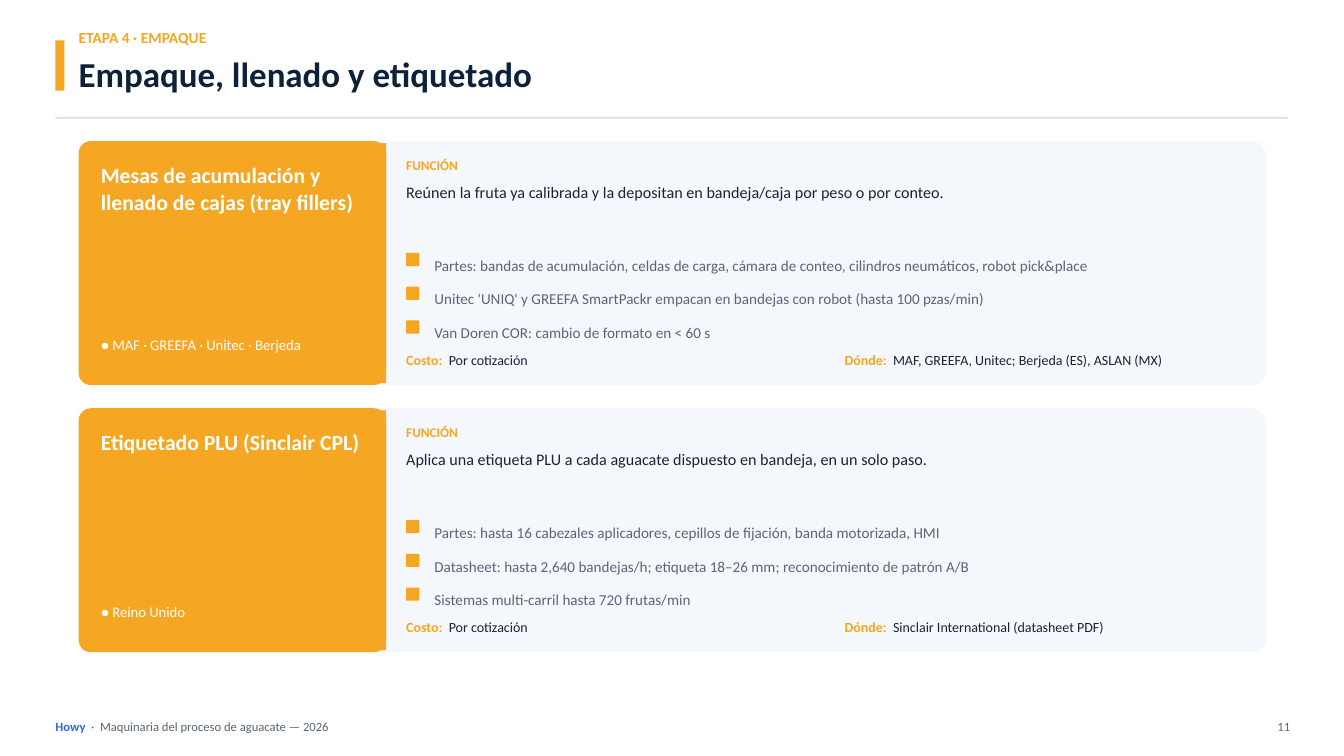
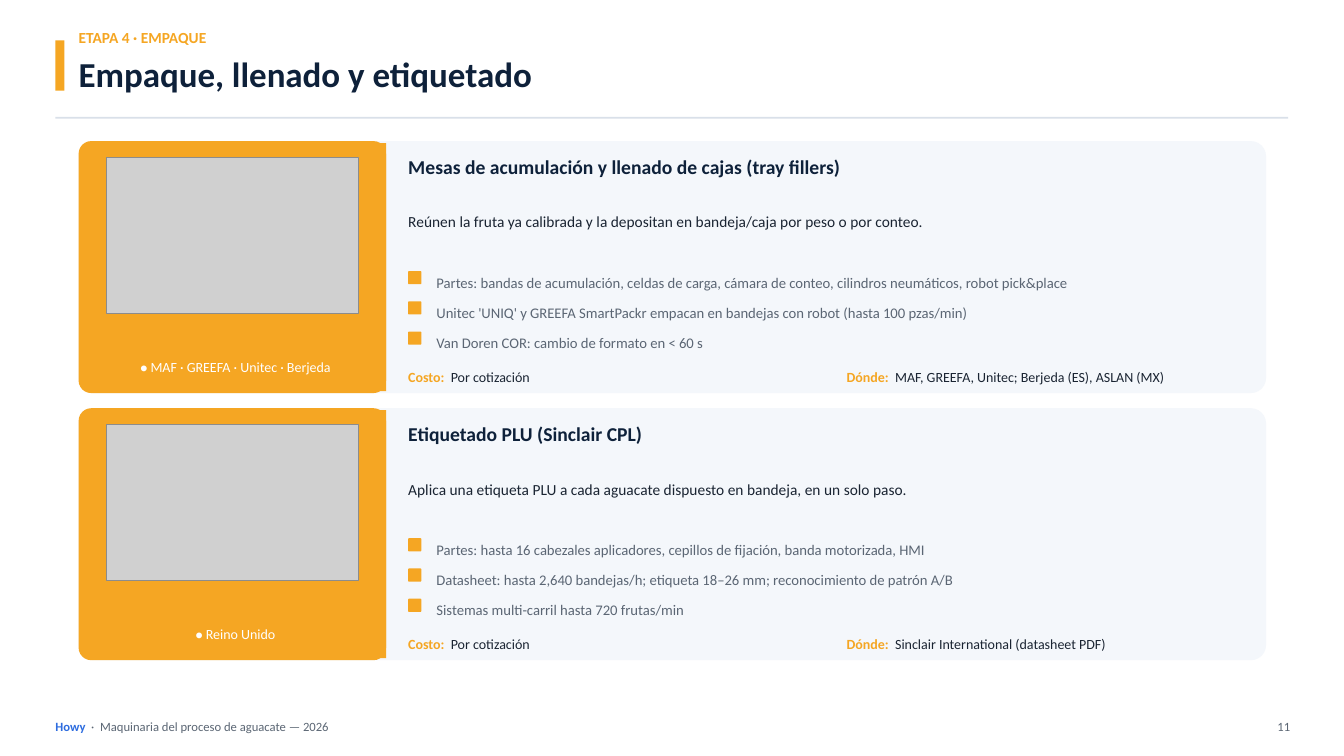
Before and after one commit to luisfedu/Work, a slide deck: slide 12 of presentaciones/Howy_Maquinaria_Aguacate_2026.pptx. Drawn at 1344x756 pixels with LibreOffice and Linux fonts; fonts in the diff are those of the drawing; grey boxes stand for pictures. Boxes give left, top, right and bottom in pixels: in the first picture for what was removed or moved away, otherwise in the second. Text is boxed around its words. In the diff, an @@ line names an element or a change of style, - is before the commit and + after.

```diff
--- a/presentaciones/Howy_Maquinaria_Aguacate_2026.pptx
+++ b/presentaciones/Howy_Maquinaria_Aguacate_2026.pptx
@@ rounded rectangle: place and size @@
-rounded rectangle at bbox=[79, 141, 1266, 385]
+rounded rectangle at bbox=[79, 141, 1266, 393]
@@ rounded rectangle: place and size @@
-rounded rectangle at bbox=[79, 141, 386, 385]
+rounded rectangle at bbox=[79, 141, 386, 393]
@@ rectangle: place and size @@
-rectangle at bbox=[372, 143, 386, 383]
+rectangle at bbox=[372, 143, 386, 391]
@@ picture added at bbox=[107, 157, 359, 314] @@
@@ text removed at bbox=[406, 159, 458, 170] @@
-FUNCIÓN
@@ text "Mesas de acumulación y llenado ...": place and size @@
-text "Mesas de acumulación y llenado ..." at bbox=[101, 167, 353, 214]
+text "Mesas de acumulación y llenado ..." at bbox=[408, 159, 840, 178]
@@ text "Mesas de acumulación y llenado ..." at bbox=[408, 159, 840, 178]: size 15.5 to 14 pt, text colour #FFFFFF to #0E213A; line spacing 1.02 to 1 @@
@@ text "Reúnen la fruta ya calibrada ...": place and size @@
-text "Reúnen la fruta ya calibrada ..." at bbox=[406, 186, 943, 201]
+text "Reúnen la fruta ya calibrada ..." at bbox=[408, 216, 922, 230]
@@ text "Reúnen la fruta ya calibrada ..." at bbox=[408, 216, 922, 230]: size 11.5 to 11 pt @@
@@ text "● MAF · GREEFA · ...": place and size @@
-text "● MAF · GREEFA · ..." at bbox=[112, 340, 301, 353]
+text "● MAF · GREEFA · ..." at bbox=[151, 362, 331, 375]
@@ text "● MAF · GREEFA · ..." at bbox=[151, 362, 331, 375]: size 10 to 9 pt in "●"; size 10.5 to 10 pt; alignment left to centre @@
@@ text "Costo: Por cotización": place and size @@
-text "Costo: Por cotización" at bbox=[406, 355, 528, 365]
+text "Costo: Por cotización" at bbox=[408, 372, 530, 382]
@@ text "Dónde: MAF, GREEFA, Unitec; Berjeda ...": place and size @@
-text "Dónde: MAF, GREEFA, Unitec; Berjeda ..." at bbox=[845, 355, 1162, 368]
+text "Dónde: MAF, GREEFA, Unitec; Berjeda ..." at bbox=[847, 372, 1164, 385]
@@ rounded rectangle: place and size @@
-rounded rectangle at bbox=[79, 408, 1266, 652]
+rounded rectangle at bbox=[79, 408, 1266, 660]
@@ rounded rectangle: place and size @@
-rounded rectangle at bbox=[79, 408, 386, 652]
+rounded rectangle at bbox=[79, 408, 386, 660]
@@ rectangle: place and size @@
-rectangle at bbox=[372, 410, 386, 650]
+rectangle at bbox=[372, 410, 386, 658]
@@ picture added at bbox=[107, 424, 359, 581] @@
@@ text removed at bbox=[406, 426, 458, 437] @@
-FUNCIÓN
@@ text "Etiquetado PLU (Sinclair CPL)" at bbox=[408, 426, 642, 444]: size 15.5 to 14 pt, text colour #FFFFFF to #0E213A; line spacing 1.02 to 1 @@
@@ text "Etiquetado PLU (Sinclair CPL)": place and size @@
-text "Etiquetado PLU (Sinclair CPL)" at bbox=[101, 434, 359, 454]
+text "Etiquetado PLU (Sinclair CPL)" at bbox=[408, 426, 642, 444]
@@ text "Aplica una etiqueta PLU a ..." at bbox=[408, 484, 907, 498]: size 11.5 to 11 pt @@
@@ text "Aplica una etiqueta PLU a ...": place and size @@
-text "Aplica una etiqueta PLU a ..." at bbox=[406, 453, 927, 468]
+text "Aplica una etiqueta PLU a ..." at bbox=[408, 484, 907, 498]
@@ 2 texts, 2 rounded rectangles: place and size @@
-2 texts, 2 rounded rectangles at bbox=[406, 253, 1088, 541]
+2 texts, 2 rounded rectangles at bbox=[408, 271, 1067, 558]
@@ size 10.8 to 10.5 pt in 6 elements at bbox=[436, 605, 684, 616], bbox=[436, 338, 703, 348], bbox=[436, 575, 953, 588], bbox=[436, 307, 967, 321], bbox=[436, 278, 1067, 291], bbox=[436, 545, 924, 558] @@
@@ 2 texts, 2 rounded rectangles: place and size @@
-2 texts, 2 rounded rectangles at bbox=[406, 287, 984, 575]
+2 texts, 2 rounded rectangles at bbox=[408, 301, 967, 588]
@@ 2 texts, 2 rounded rectangles: place and size @@
-2 texts, 2 rounded rectangles at bbox=[406, 321, 710, 606]
+2 texts, 2 rounded rectangles at bbox=[408, 332, 703, 616]
@@ text "● Reino Unido" at bbox=[206, 629, 275, 639]: size 10 to 9 pt in "●"; size 10.5 to 10 pt; alignment left to centre @@
@@ text "● Reino Unido": place and size @@
-text "● Reino Unido" at bbox=[112, 606, 185, 617]
+text "● Reino Unido" at bbox=[206, 629, 275, 639]
@@ text "Costo: Por cotización": place and size @@
-text "Costo: Por cotización" at bbox=[406, 622, 528, 632]
+text "Costo: Por cotización" at bbox=[408, 639, 530, 649]
@@ text "Dónde: Sinclair International (datasheet PDF)": place and size @@
-text "Dónde: Sinclair International (datasheet PDF)" at bbox=[845, 622, 1103, 634]
+text "Dónde: Sinclair International (datasheet PDF)" at bbox=[847, 639, 1105, 651]
```
Also in this commit, not shown: 11 other slides changed, 49 other files.
